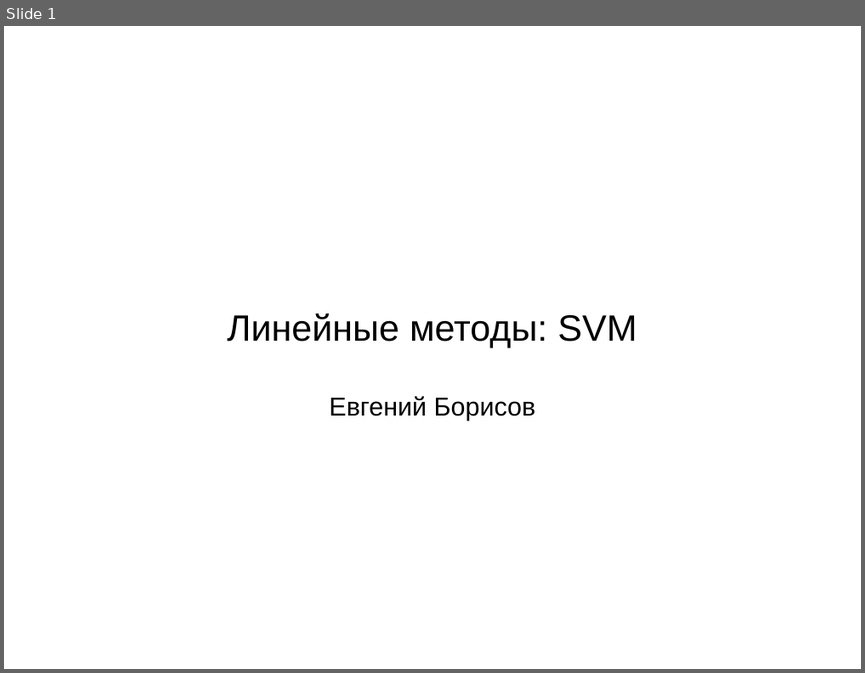
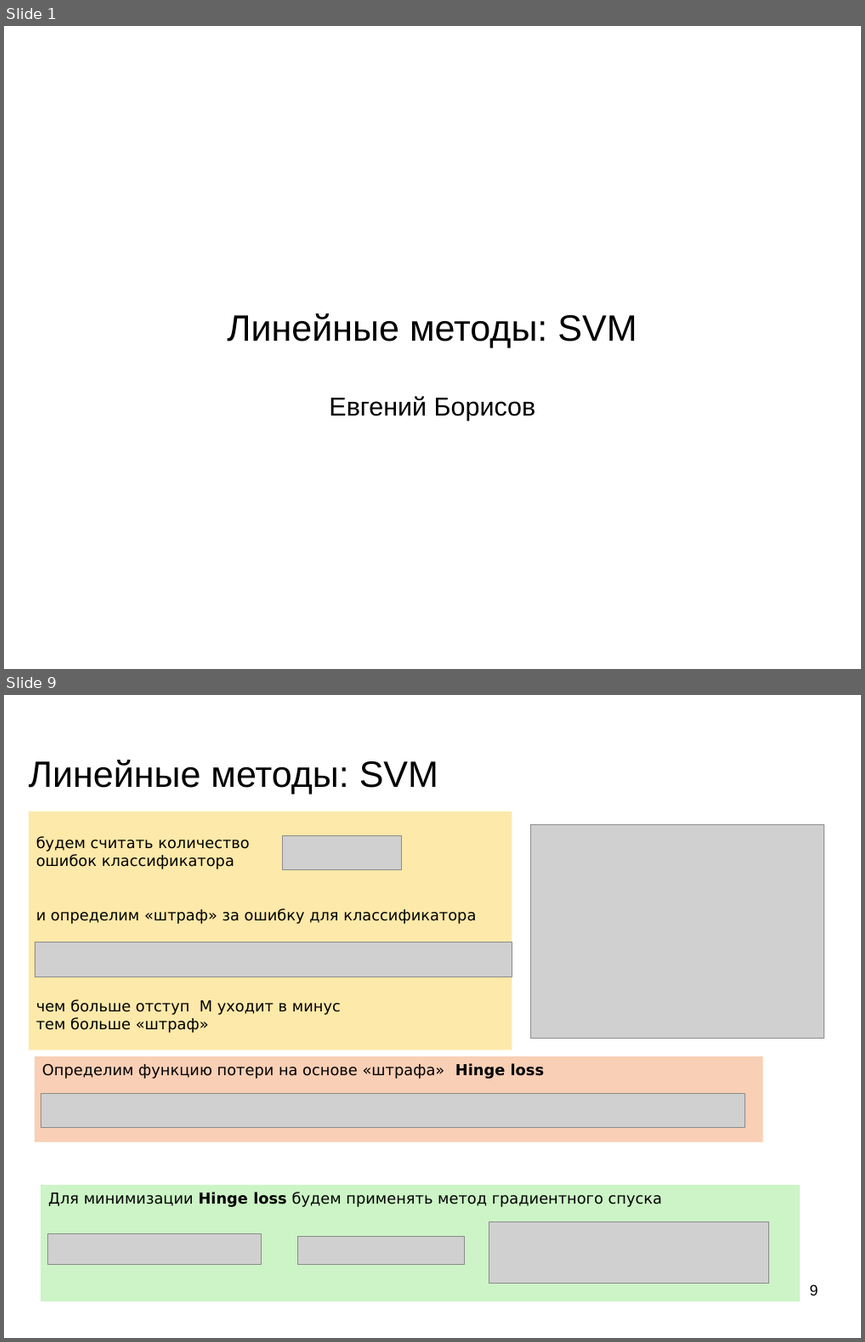
Before and after one commit to mechanoid5/ml_lectorium_legacy, a slide deck: 18-svm.odp. Shown one above the other, each under a label of ours: slide 1 before the commit, slides 1 and 9 after it; the slides between them are not shown. The pictures are 865x673 and 865x1342 pixels, drawn with LibreOffice and Linux fonts; fonts in the diff are those of the drawing; grey boxes stand for pictures; background and template pictures are left out. Boxes give left, top, right and bottom in pixels: in the first picture for what was removed or moved away, otherwise in the second. Text is boxed around its words. In the diff, an @@ line names an element or a change of style, - is before the commit and + after.

```diff
--- a/18-svm.odp
+++ b/18-svm.odp
@@ slide 9 added at <box>4,695,861,1338</box>, background picture (left out) @@
@@ title added at <box>29,760,438,794</box>, 33.9 pt, text #000000 @@
+Линейные методы: SVM
@@ rectangle added at <box>28,811,511,1050</box>, fill #FDE9A9, 14 pt, text #000000 @@
+будем считать количество
+ошибок классификатора
+и определим «штраф» за ошибку для классификатора
+чем больше отступ M уходит в минус
+тем больше «штраф»
@@ picture added at <box>282,836,402,870</box> @@
@@ picture added at <box>530,825,824,1038</box> @@
@@ picture added at <box>35,942,511,976</box> @@
@@ rectangle added at <box>35,1056,763,1142</box>, fill #F9CFB5, 14 pt, text #000000 @@
+Определим функцию потери на основе «штрафа» Hinge loss
@@ picture added at <box>41,1093,744,1128</box> @@
@@ rectangle added at <box>41,1185,800,1301</box>, fill #CCF4C6, 14 pt, text #000000 @@
+Для минимизации Hinge loss будем применять метод градиентного спуска
@@ picture added at <box>489,1221,769,1283</box> @@
@@ picture added at <box>48,1234,262,1265</box> @@
@@ picture added at <box>298,1236,465,1265</box> @@
@@ page number added at <box>810,1284,818,1295</box>, 14 pt, text #000000 @@
+9
```
Also in this commit, not shown: 5 slides changed, 3 other slides added, 4 slides removed, 3 other files.
